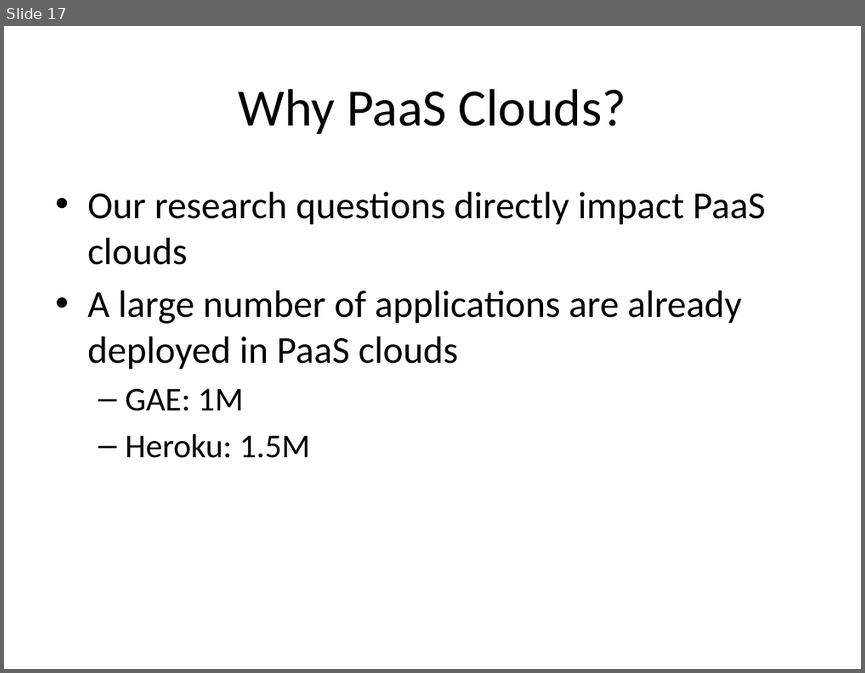
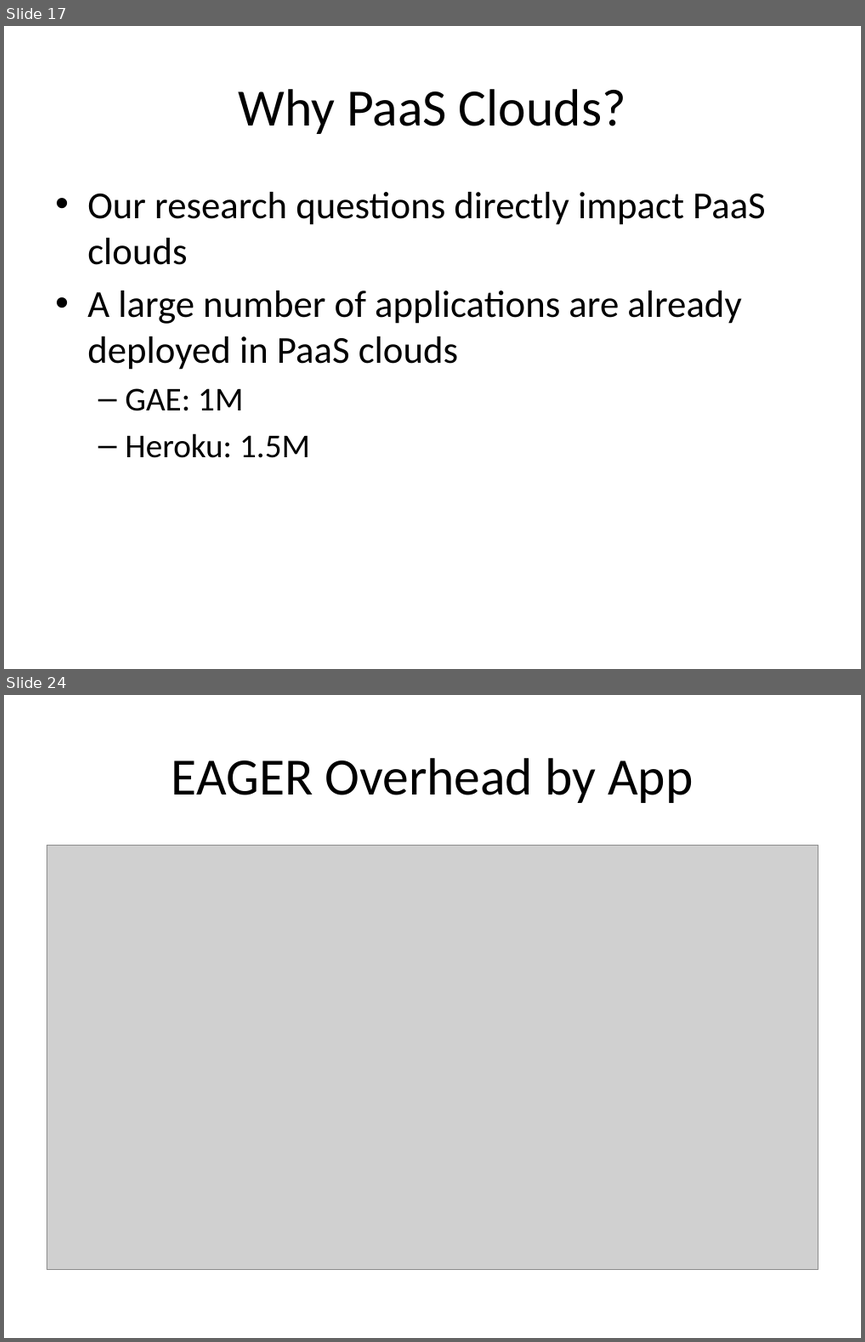
Before and after one commit to Dithn/eager-appscale, a slide deck: Eager/elk-experiment/appserver/system_design.pptx. Shown one above the other, each under a label of ours: slide 17 before the commit, slides 17 and 24 after it; the slides between them are not shown. The pictures are 865x673 and 865x1342 pixels, drawn with LibreOffice and Linux fonts; fonts in the diff are those of the drawing; grey boxes stand for pictures. Boxes give left, top, right and bottom in pixels: in the first picture for what was removed or moved away, otherwise in the second. Text is boxed around its words. In the diff, an @@ line names an element or a change of style, - is before the commit and + after.

Commit message:
Added EAGER results

```diff
--- a/Eager/elk-experiment/appserver/system_design.pptx
+++ b/Eager/elk-experiment/appserver/system_design.pptx
@@ slide 24 added at (4, 695, 861, 1338), background #FFFFFF @@
@@ title added at (171, 758, 692, 803), 44 pt, text #000000 @@
+EAGER Overhead by App
@@ picture added at (46, 845, 818, 1269) @@
```
Also in this commit, not shown: 9 other slides added.
